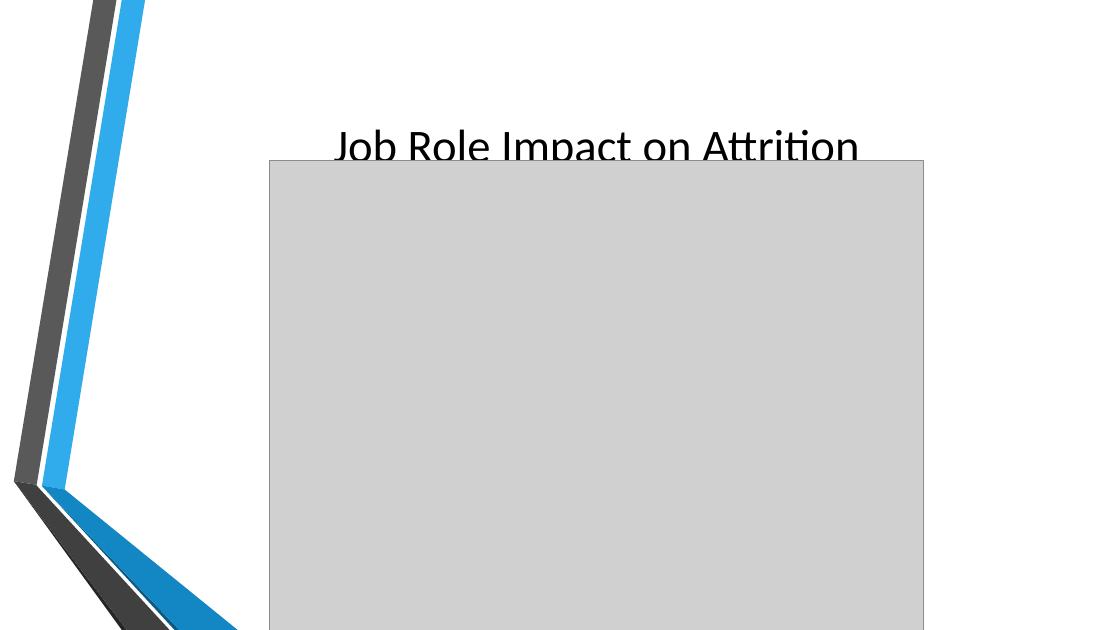
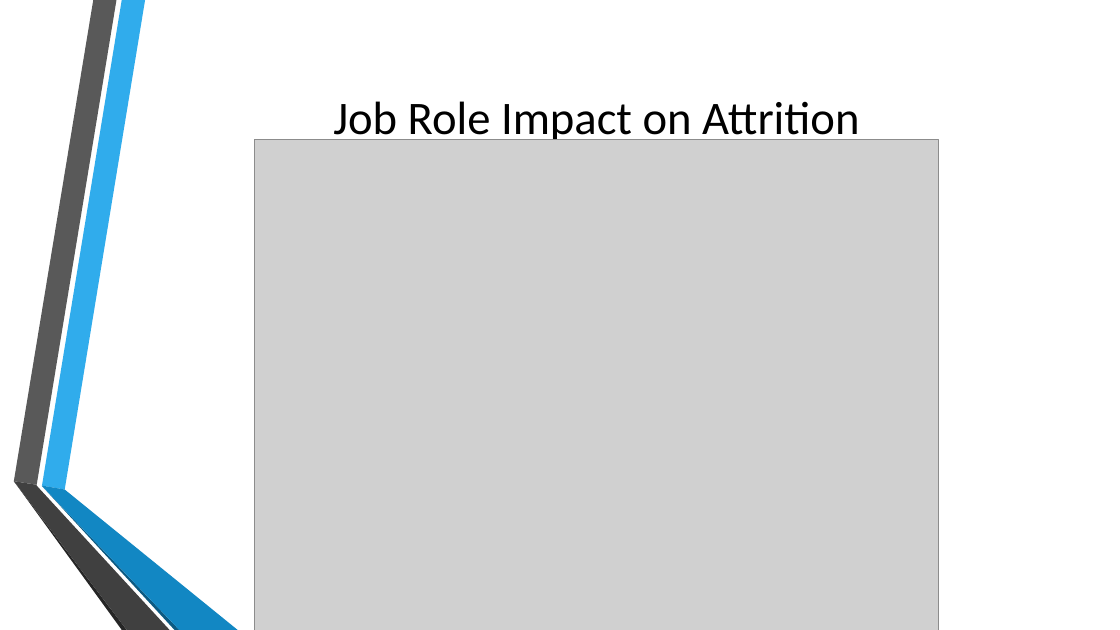
Before and after one commit to DustinBracy/CaseStudy2DDS, a slide deck: slide 6 of EDA.pptx. Drawn at 1120x630 pixels with LibreOffice and Linux fonts; fonts in the diff are those of the drawing; grey boxes stand for pictures; background and template pictures are left out. Boxes give left, top, right and bottom in pixels: in the first picture for what was removed or moved away, otherwise in the second. Text is boxed around its words. In the diff, an @@ line names an element or a change of style, - is before the commit and + after.

```diff
--- a/EDA.pptx
+++ b/EDA.pptx
@@ title "Job Role Impact on Attrition": place and size @@
-title "Job Role Impact on Attrition" at bbox=[333, 129, 859, 174]
+title "Job Role Impact on Attrition" at bbox=[333, 101, 859, 146]
@@ picture: place and size @@
-picture at bbox=[270, 160, 924, 630]
+picture at bbox=[255, 139, 939, 630]
```
Also in this commit, not shown: 6 other slides changed.
